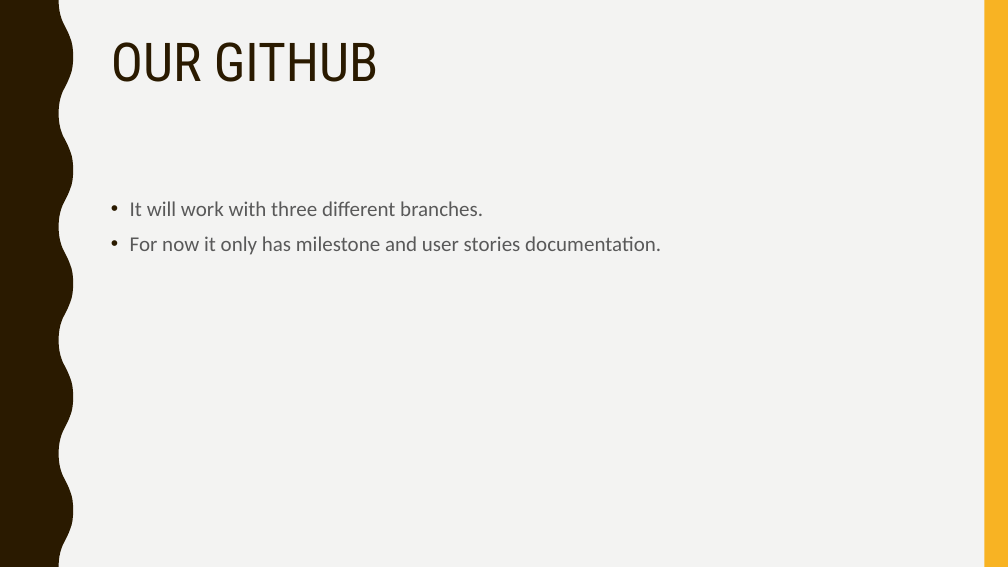
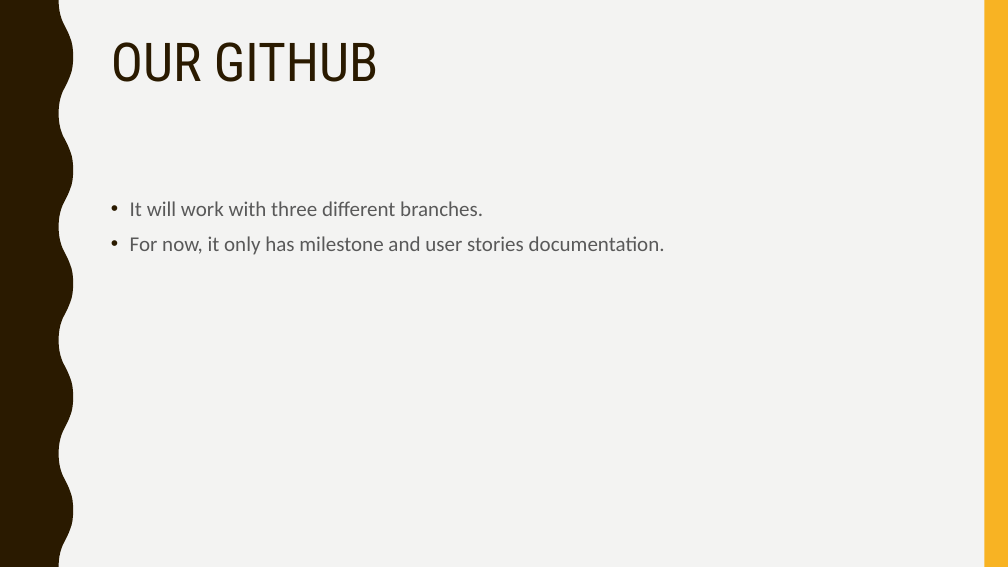
Before and after one commit to alpacamusical/Project-ENSE-374, a slide deck: slide 6 of Milestone 1.ppt. Drawn at 1008x567 pixels with LibreOffice and Linux fonts; fonts in the diff are those of the drawing. Boxes give left, top, right and bottom in pixels: in the first picture for what was removed or moved away, otherwise in the second. Text is boxed around its words. In the diff, an @@ line names an element or a change of style, - is before the commit and + after.

Commit message:
New Milestone 1 - almost done?

```diff
--- a/Milestone 1.ppt
+++ b/Milestone 1.ppt
@@ text at bbox=[130, 236, 665, 255]: text changed @@
-• For now it only has milestone and user stories documentation.
+• For now, it only has milestone and user stories documentation.
```
Also in this commit, not shown: 3 other slides changed, 1 slide added, 1 slide removed.
